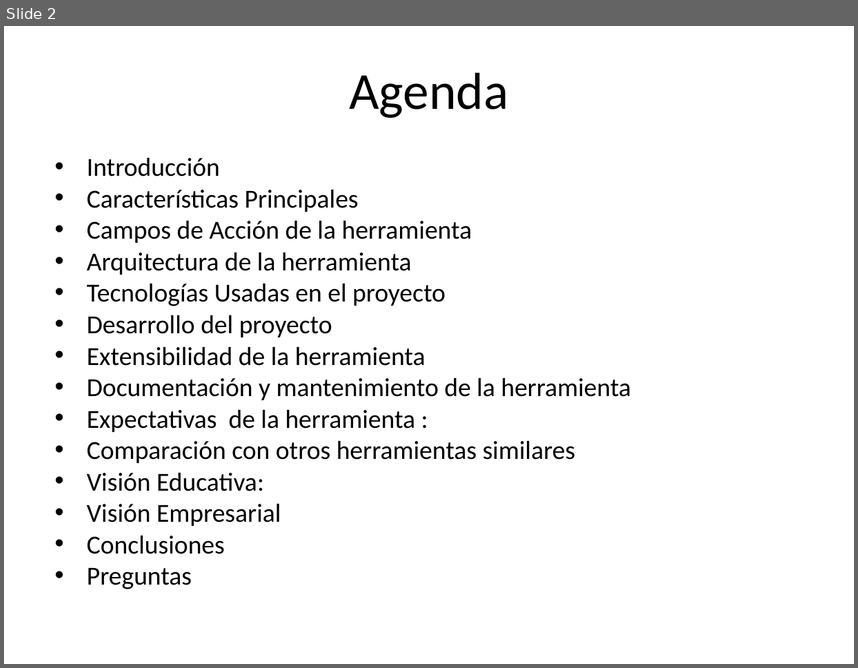
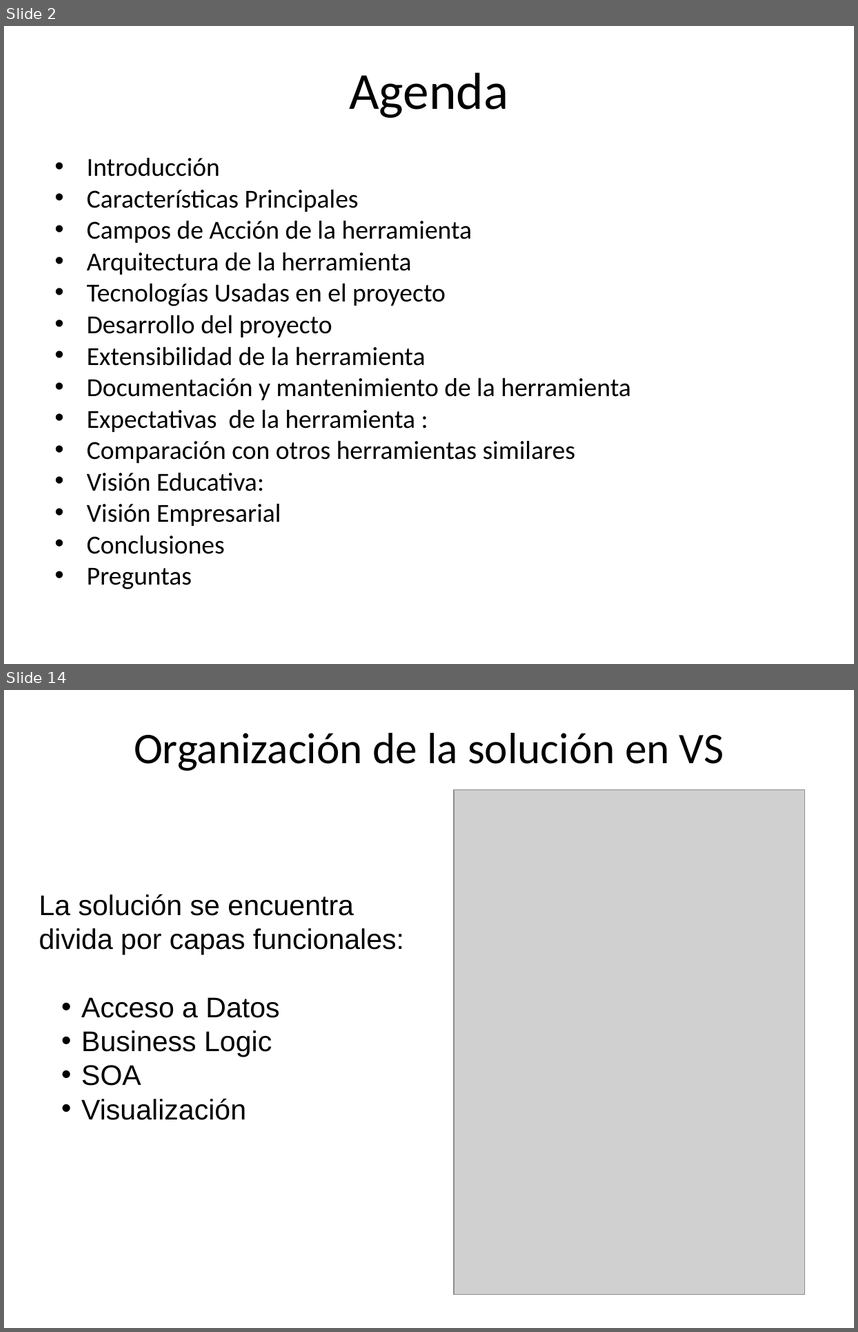
Before and after one commit to Xavinightshade/ipsimulator, a slide deck: presentacion/Presentacion Simulador Redes.ppt. Shown one above the other, each under a label of ours: slide 2 before the commit, slides 2 and 14 after it; the slides between them are not shown. The pictures are 858x668 and 858x1332 pixels, drawn with LibreOffice and Linux fonts; fonts in the diff are those of the drawing; grey boxes stand for pictures. Boxes give left, top, right and bottom in pixels: in the first picture for what was removed or moved away, otherwise in the second. Text is boxed around its words. In the diff, an @@ line names an element or a change of style, - is before the commit and + after.

```diff
--- a/presentacion/Presentacion Simulador Redes.ppt
+++ b/presentacion/Presentacion Simulador Redes.ppt
@@ slide 14 added at (x1=4, y1=690, x2=854, y2=1328), background #FFFFFF @@
@@ title added at (x1=134, y1=733, x2=724, y2=771), 37 pt, text #000000 @@
+Organización de la solución en VS
@@ picture added at (x1=454, y1=789, x2=805, y2=1294) @@
@@ text added at (x1=39, y1=894, x2=404, y2=1120), 24 pt, text #000000 @@
+La solución se encuentra divida por capas funcionales:
+  • Acceso a Datos
+  • Business Logic
+  • SOA
+  • Visualización
```
Also in this commit, not shown: 1 slide changed, 29 other slides added, 2 slides removed.
